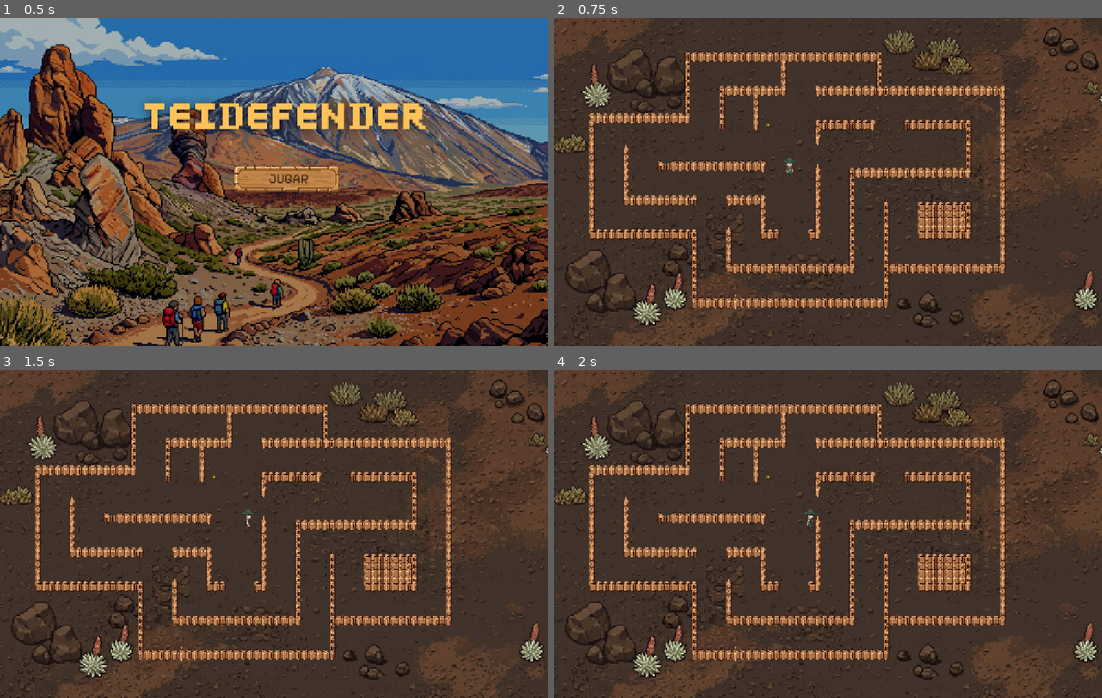
Above: before the commit, frames 1-4 (two rows, left to right).
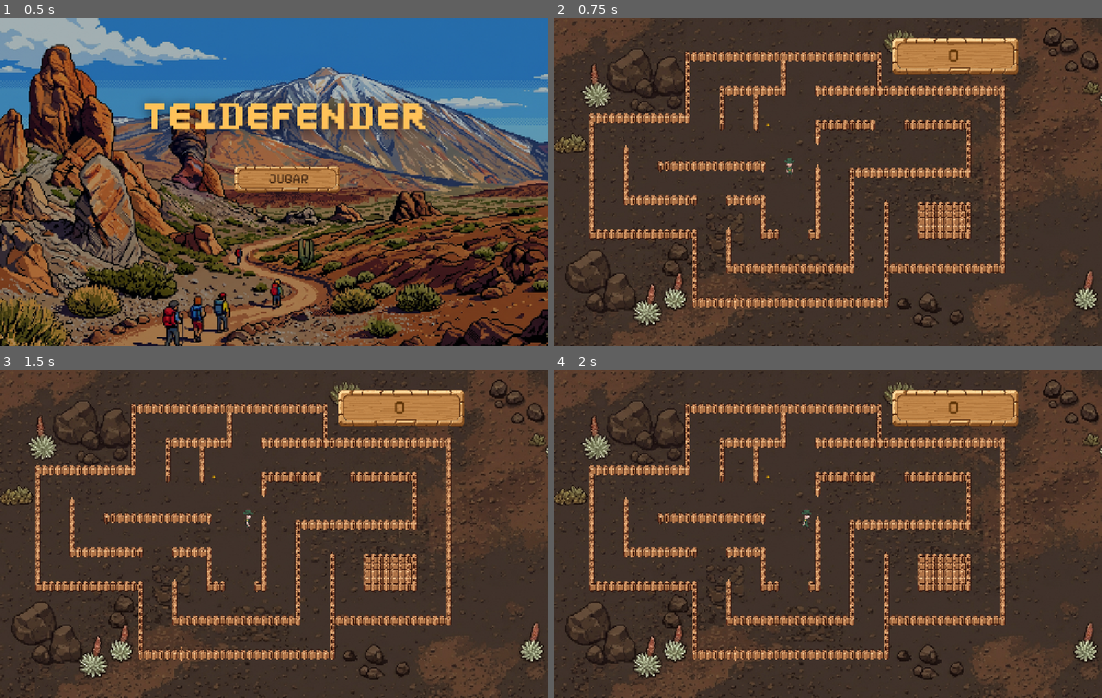
Above: after the commit, the same moments.

Repository: kiaramaldonado/teidefender
Game: Godot game, scene res://escenas/MenuPrincipal.tscn
The game is run twice, just before and just after one commit, with the same random seed, the same clock (stepped at 60 frames per second) and the same inputs.
Inputs:
- Up to frame 1 (0.5 s): no input
- Up to frame 2 (0.75 s): click "JUGAR" at 0.5 s
- Up to frame 3 (1.5 s): tap Enter at 1.25 s; hold Right (ui_right) from 1.28 s (still down)
- Up to frame 4 (2 s): keep holding Right (ui_right)

Frame 1 is identical in both runs. In frame 2, 2.5% of the frame differs, in the area x 20-85%, y 6-47%; in frame 3, 2.5%; in frame 4, 2.6%, in the area x 20-85%, y 6-49%.

Commit message:
feat(trash): pick up trash

Diff:
--- a/escenas/Jugador.tscn
+++ b/escenas/Jugador.tscn
@@ -174,8 +174,9 @@
 }]
 
 [sub_resource type="CapsuleShape2D" id="CapsuleShape2D_a0tr0"]
+height = 32.0
 
-[node name="CharacterBody2D" type="CharacterBody2D" unique_id=1337300701]
+[node name="Jugador" type="CharacterBody2D" unique_id=1337300701]
 script = ExtResource("1_8hr1h")
 
 [node name="Sprite" type="AnimatedSprite2D" parent="." unique_id=1591308118]
--- a/escenas/Mundo.tscn
+++ b/escenas/Mundo.tscn
@@ -4,22 +4,24 @@
 [ext_resource type="Script" uid="uid://ed2hoit5ucrf" path="res://scripts/Mundo.gd" id="1_ypkjc"]
 [ext_resource type="Texture2D" uid="uid://dd8yjt2h40qye" path="res://fondos/main_background.png" id="2_afu8k"]
 [ext_resource type="Texture2D" uid="uid://bklfgst0fugi4" path="res://sprites/tilesets/spr_fencePost.png" id="3_0nm1d"]
+[ext_resource type="Texture2D" uid="uid://c51dky78d14vk" path="res://sprites/ui/point_banner.png" id="5_hb7ua"]
+[ext_resource type="FontFile" uid="uid://wkjyh32ntvxp" path="res://fuentes/PixelifySans-VariableFont_wght.ttf" id="6_ha0k1"]
 
 [sub_resource type="TileSetAtlasSource" id="TileSetAtlasSource_ypkjc"]
 texture = ExtResource("3_0nm1d")
 texture_region_size = Vector2i(32, 32)
 2:0/0 = 0
-2:0/0/physics_layer_0/polygon_0/points = PackedVector2Array(-16.32137, -11.006184, 16.294525, -10.73774, 15.891857, 14.4959545, -16.052925, 14.4959545)
+2:0/0/physics_layer_0/polygon_0/points = PackedVector2Array(-15.891859, -3.6239796, -5.1541176, -8, 4.7782936, -9.932404, 5.9701843, 5.6426945, 5.3151817, 11.811523, -0.06979561, 15.97777, -16.026081, 10.737751)
 3:0/0 = 0
 4:0/0 = 0
 5:0/0 = 0
 2:1/0 = 0
-2:1/0/physics_layer_0/polygon_0/points = PackedVector2Array(-16.32137, -11.006184, 16.294525, -10.73774, 15.891857, 14.4959545, -16.052925, 14.4959545)
+2:1/0/physics_layer_0/polygon_0/points = PackedVector2Array(-16.069035, -11.467901, -7.613064, -11.065235, 6.882889, -11.333679, 16.14419, -11.602122, 16.00997, 15.7791195, -0.06979561, 15.97777, -16.337479, 15.913343)
 3:1/0 = 0
 4:1/0 = 0
 5:1/0 = 0
 2:2/0 = 0
-2:2/0/physics_layer_0/polygon_0/points = PackedVector2Array(-16.32137, -11.006184, 16.294525, -10.73774, 15.891857, 14.4959545, -16.052925, 14.4959545)
+2:2/0/physics_layer_0/polygon_0/points = PackedVector2Array(-15.891859, -3.6239796, -5.1541176, -8, 4.7782936, -9.932404, 5.9701843, 5.6426945, 5.3151817, 11.811523, -0.06979561, 15.97777, -16.026081, 10.737751)
 3:2/0 = 0
 4:2/0 = 0
 5:2/0 = 0
@@ -36,16 +38,21 @@
 4:5/0 = 0
 5:5/0 = 0
 1:0/0 = 0
-1:0/0/physics_layer_0/polygon_0/points = PackedVector2Array(-16.32137, -11.006184, 16.294525, -10.73774, 15.891857, 14.4959545, -16.052925, 14.4959545)
+1:0/0/physics_layer_0/polygon_0/points = PackedVector2Array(-16.069035, -11.467901, -7.613064, -11.065235, 6.882889, -11.333679, 16.14419, -11.602122, 16.00997, 15.7791195, -0.06979561, 15.97777, -16.337479, 15.913343)
 1:1/0 = 0
-1:1/0/physics_layer_0/polygon_0/points = PackedVector2Array(-8, -8, 8, -8, 8, 8, -8, 8)
+1:1/0/physics_layer_0/polygon_0/points = PackedVector2Array(-16.069035, -11.467901, -7.613064, -11.065235, 6.882889, -11.333679, 16.14419, -11.602122, 16.00997, 15.7791195, -0.06979561, 15.97777, -16.337479, 15.913343)
 1:2/0 = 0
-1:2/0/physics_layer_0/polygon_0/points = PackedVector2Array(-16.32137, -11.006184, 16.294525, -10.73774, 15.891857, 14.4959545, -16.052925, 14.4959545)
+1:2/0/physics_layer_0/polygon_0/points = PackedVector2Array(-16.069035, -11.467901, -7.613064, -11.065235, 6.882889, -11.333679, 16.14419, -11.602122, 16.00997, 15.7791195, -0.06979561, 15.97777, -16.337479, 15.913343)
 0:0/0 = 0
 
 [sub_resource type="TileSet" id="TileSet_hf2qs"]
 physics_layer_0/collision_layer = 1
 sources/0 = SubResource("TileSetAtlasSource_ypkjc")
+
+[sub_resource type="LabelSettings" id="LabelSettings_8myit"]
+font = ExtResource("6_ha0k1")
+font_size = 45
+font_color = Color(0.3707368, 0.20436251, 0.030342732, 1)
 
 [node name="Node2D" type="Node2D" unique_id=585555696]
 script = ExtResource("1_ypkjc")
@@ -55,8 +62,23 @@
 texture = ExtResource("2_afu8k")
 
 [node name="Vallas" type="TileMapLayer" parent="." unique_id=516839147]
-tile_map_data = PackedByteArray("AAAFAA4AAAABAAAAAAAFAA8AAAA …(6544 unchanged characters)… CAAAAAAA6AB4AAAACAAAAAAA7AB4AAAACAAAAAAA=")
+tile_map_data = PackedByteArray("AAAFAA4AAAABAAAAAAAFAA8AAAA …(6544 unchanged characters)… CAAAAAAA6AB4AAAACAAAAAAA7AB4AAAACAAAAAAAQABUAAAACAAAAAAA=")
 tile_set = SubResource("TileSet_hf2qs")
 
-[node name="CharacterBody2D" parent="." unique_id=1337300701 instance=ExtResource("1_h3ccx")]
+[node name="Jugador" parent="." unique_id=1337300701 instance=ExtResource("1_h3ccx")]
 position = Vector2(550, 350)
+
+[node name="HUD" type="CanvasLayer" parent="." unique_id=399497779]
+
+[node name="Banner" type="Sprite2D" parent="HUD" unique_id=518129671]
+position = Vector2(938, 90)
+scale = Vector2(1.1992189, 1.3697916)
+texture = ExtResource("5_hb7ua")
+
+[node name="Puntos" type="Label" parent="HUD" unique_id=1513308977]
+offset_left = 920.0
+offset_top = 61.0
+offset_right = 960.0
+offset_bottom = 121.0
+text = "0"
+label_settings = SubResource("LabelSettings_8myit")
--- a/scripts/Mundo.gd
+++ b/scripts/Mundo.gd
@@ -18,6 +18,8 @@
 	timer.timeout.connect(_spawn_basura)
 	timer.start()
 
+	$HUD/Puntos.text = "0"
+
 	# Spawn inicial
 	_spawn_basura()
 
@@ -29,4 +31,4 @@
 
 func basura_recogida():
 	puntos += 25
-	print("Puntos: ", puntos)
+	$HUD/Puntos.text = str(puntos)
